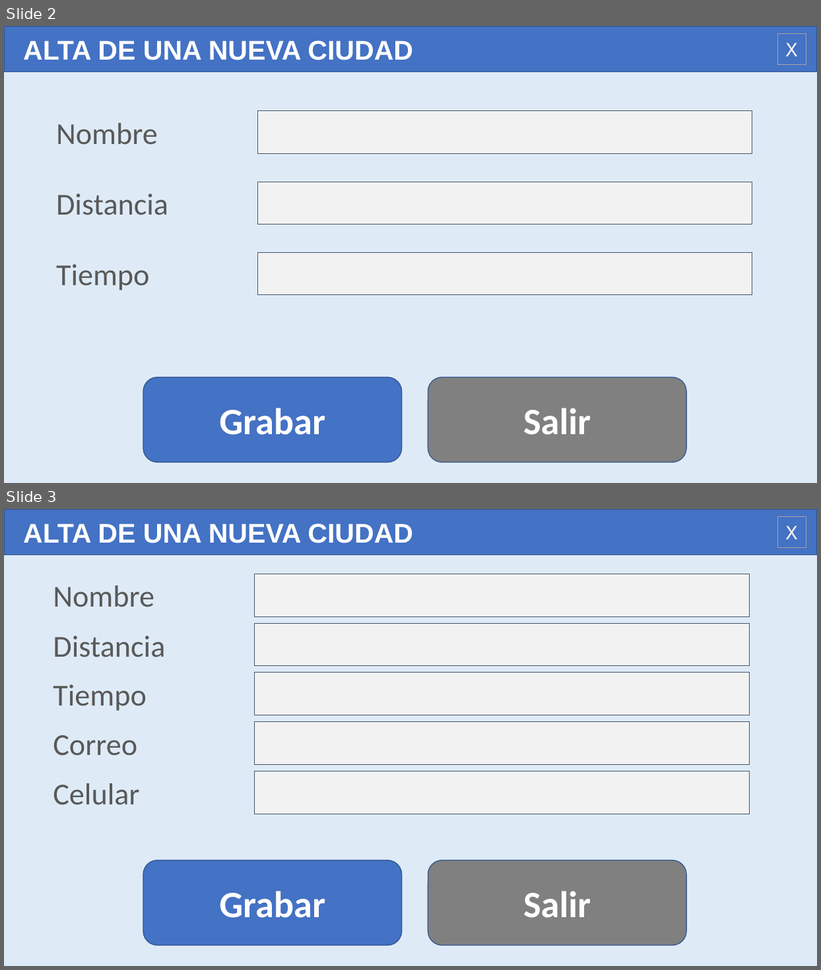
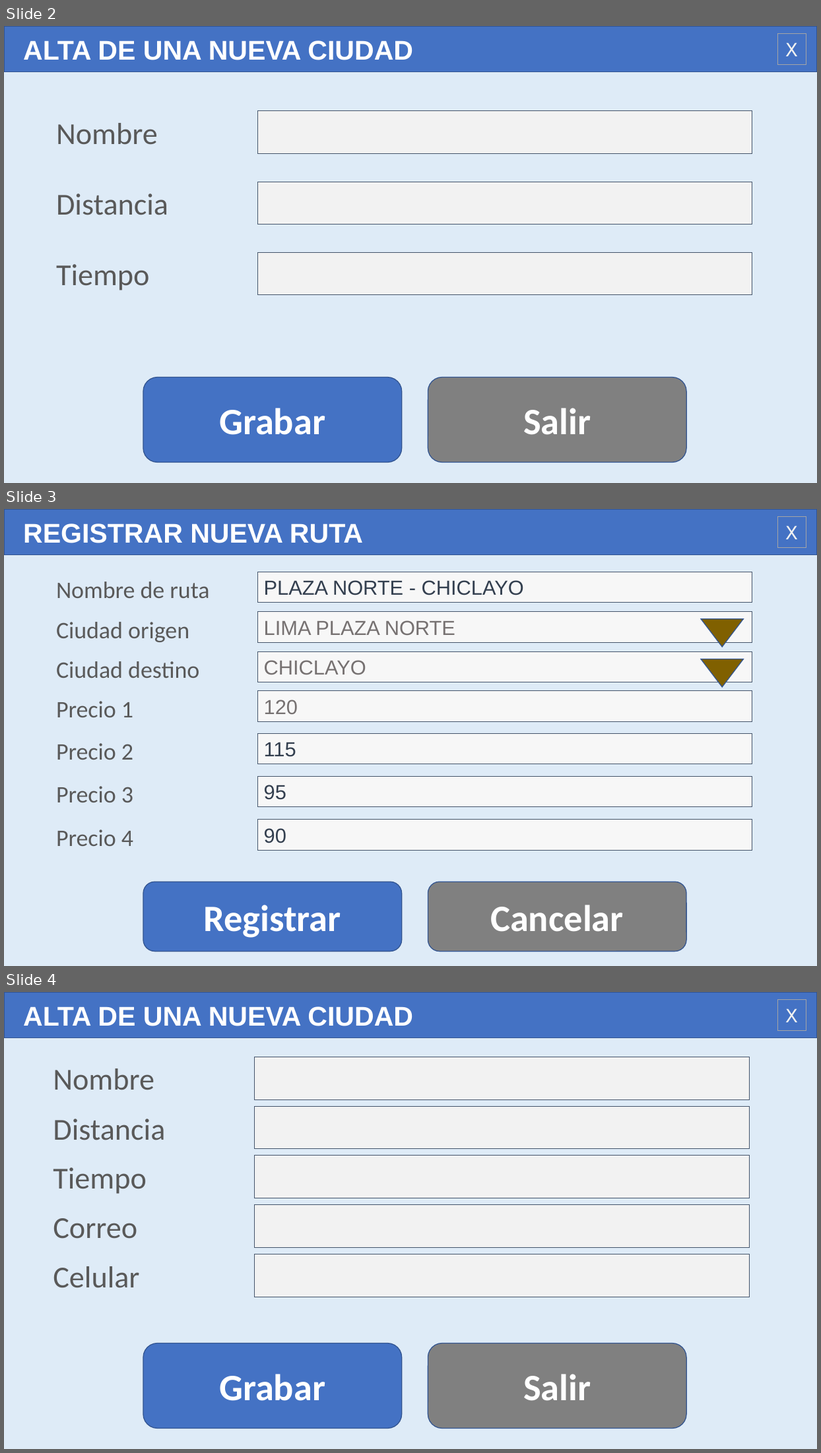
Before and after one commit to gcoronelc/UNI-EPIES-DAS-2022-1, a slide deck: ProyectoDemo/Prototipos.pptx. Shown one above the other, each under a label of ours: slides 2 and 3 before the commit, slides 2, 3 and 4 after it. The pictures are 821x970 and 821x1453 pixels, drawn with LibreOffice and Linux fonts; fonts in the diff are those of the drawing. Boxes give left, top, right and bottom in pixels: in the first picture for what was removed or moved away, otherwise in the second. Text is boxed around its words. In the diff, an @@ line names an element or a change of style, - is before the commit and + after.

```diff
--- a/ProyectoDemo/Prototipos.pptx
+++ b/ProyectoDemo/Prototipos.pptx
@@ slide 3 added at box(4, 509, 817, 966), background #DEEBF7 @@
@@ rectangle added at box(4, 509, 817, 555), fill #4472C4, outline #325491 1 pt, 32 pt, text #FFFFFF, bold @@
+REGISTRAR NUEVA RUTA
@@ rectangle added at box(778, 516, 806, 547), outline #A5A5A5 0.75 pt, 24 pt, text #F2F2F2 @@
+X
@@ text added at box(56, 582, 209, 598), 28 pt, text #595959 @@
+Nombre de ruta
@@ rectangle added at box(257, 572, 752, 602), fill #F7F7F7, outline #44546A 0.75 pt, 24 pt, text #333F50 @@
+PLAZA NORTE - CHICLAYO
@@ text added at box(56, 622, 189, 642), 28 pt, text #595959 @@
+Ciudad origen
@@ rectangle added at box(257, 612, 752, 642), fill #F7F7F7, outline #44546A 0.75 pt, 24 pt, text #767171 @@
+LIMA PLAZA NORTE
@@ triangle added at box(701, 619, 744, 647), fill #806000, outline #325491 1 pt @@
@@ text added at box(56, 661, 199, 678), 28 pt, text #595959 @@
+Ciudad destino
@@ rectangle added at box(257, 652, 752, 682), fill #F7F7F7, outline #44546A 0.75 pt, 24 pt, text #767171 @@
+CHICLAYO
@@ triangle added at box(701, 659, 744, 687), fill #806000, outline #325491 1 pt @@
@@ text added at box(56, 701, 133, 718), 28 pt, text #595959 @@
+Precio 1
@@ rectangle added at box(257, 691, 752, 722), fill #F7F7F7, outline #44546A 0.75 pt, 24 pt, text #767171 @@
+120
@@ text added at box(56, 743, 133, 760), 28 pt, text #595959 @@
+Precio 2
@@ rectangle added at box(257, 733, 752, 764), fill #F7F7F7, outline #44546A 0.75 pt, 24 pt, text #333F50 @@
+115
@@ rectangle added at box(257, 777, 752, 807), fill #F7F7F7, outline #44546A 0.75 pt, 24 pt, text #333F50 @@
+95
@@ text added at box(56, 786, 133, 803), 28 pt, text #595959 @@
+Precio 3
@@ rectangle added at box(257, 819, 752, 850), fill #F7F7F7, outline #44546A 0.75 pt, 24 pt, text #333F50 @@
+90
@@ text added at box(56, 830, 133, 846), 28 pt, text #595959 @@
+Precio 4
@@ rounded rectangle added at box(143, 883, 402, 952), fill #4472C4, outline #325491 1 pt, 44 pt, text #FFFFFF, bold @@
+Registrar
@@ rounded rectangle added at box(428, 883, 686, 952), fill #808080, outline #325491 1 pt, 44 pt, text #FFFFFF, bold @@
+Cancelar
@@ what was slide 3 is now slide 4 @@
```
Also in this commit, not shown: 7 other files.
